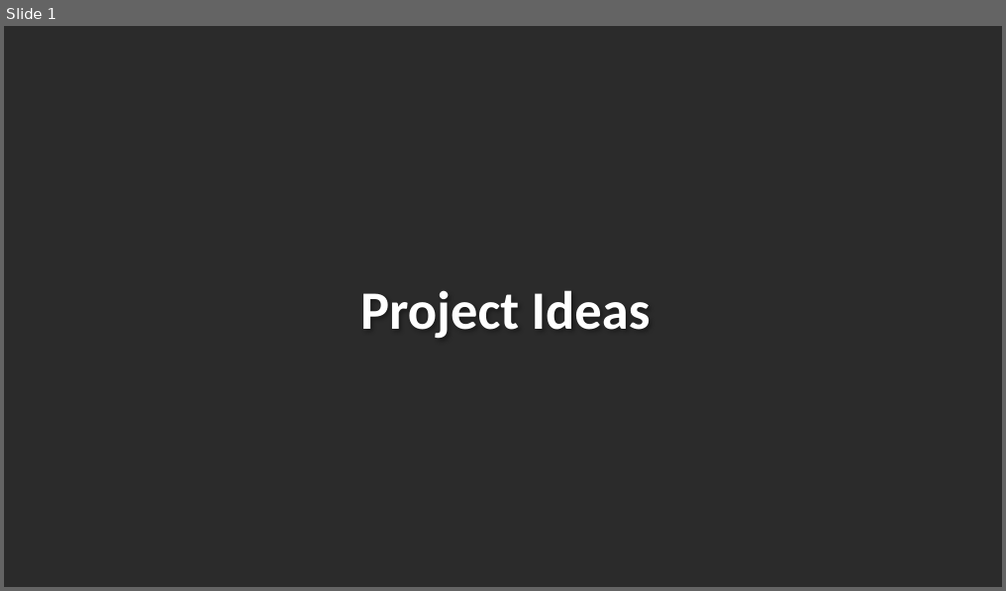
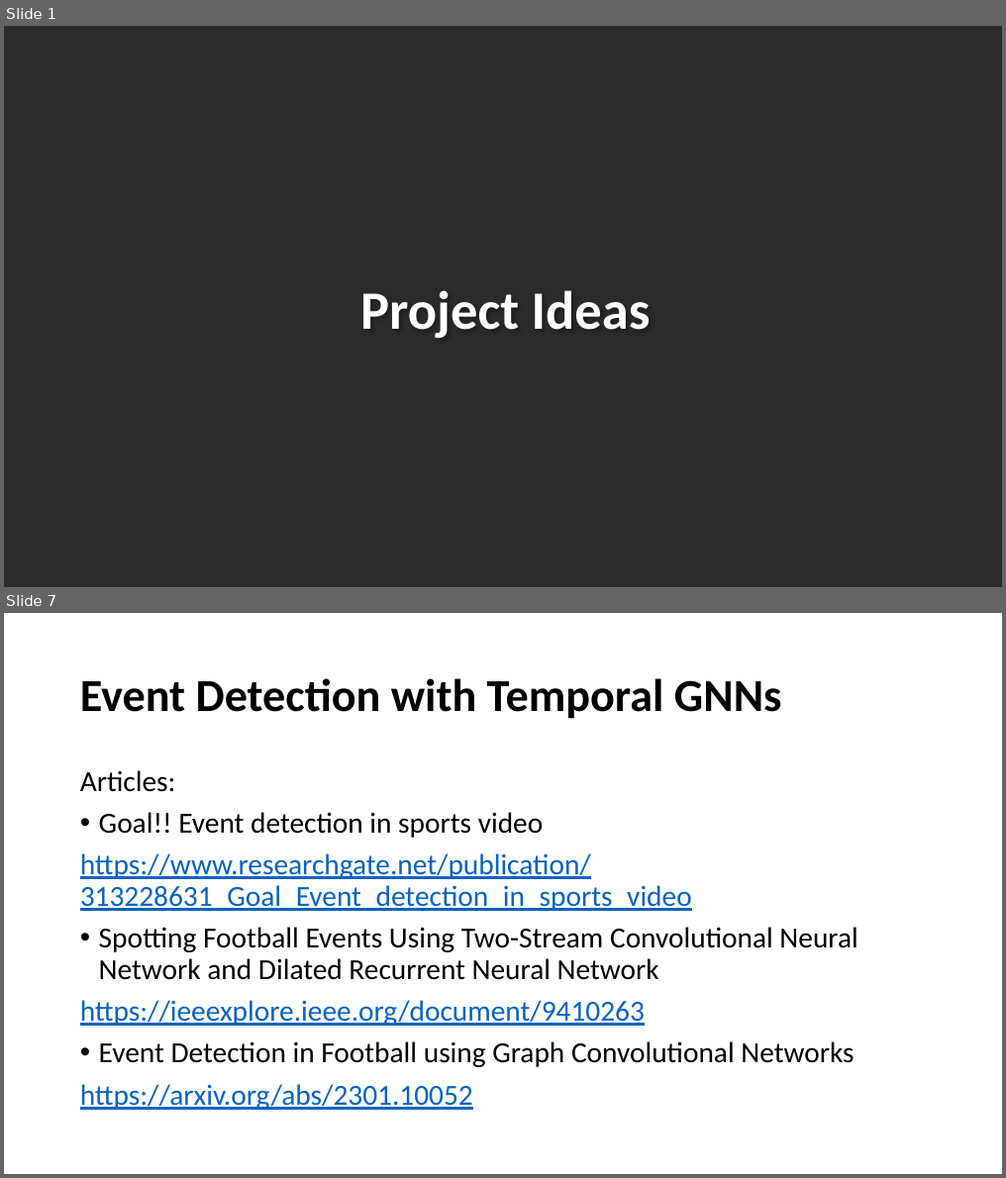
Before and after one commit to Ziolo1999/GNNsFootballEventSpotting, a slide deck: Articles/topic_ideas.pptx. Shown one above the other, each under a label of ours: slide 1 before the commit, slides 1 and 7 after it; the slides between them are not shown. The pictures are 1006x591 and 1006x1178 pixels, drawn with LibreOffice and Linux fonts; fonts in the diff are those of the drawing; background and template pictures are left out; a plain dark background stands for a picture behind light text. Boxes give left, top, right and bottom in pixels: in the first picture for what was removed or moved away, otherwise in the second. Text is boxed around its words. In the diff, an @@ line names an element or a change of style, - is before the commit and + after.

```diff
--- a/Articles/topic_ideas.pptx
+++ b/Articles/topic_ideas.pptx
@@ slide 7 added at box(4, 613, 1002, 1174), background #FFFFFF @@
@@ title added at box(80, 678, 782, 719), 44 pt, text #000000, bold @@
+Event Detection with Temporal GNNs
@@ text added at box(80, 770, 857, 1110), 28 pt, text #000000 @@
+Articles:
+• Goal!! Event detection in sports video
+https://www.researchgate.net/publication/313228631_Goal_Event_detection_in_sports_video
+• Spotting Football Events Using Two-Stream Convolutional Neural Network and Dilated Recurrent Neural Network
+https://ieeexplore.ieee.org/document/9410263
+• Event Detection in Football using Graph Convolutional Networks
+https://arxiv.org/abs/2301.10052
```
Also in this commit, not shown: 6 slides changed, 2 other slides added.
